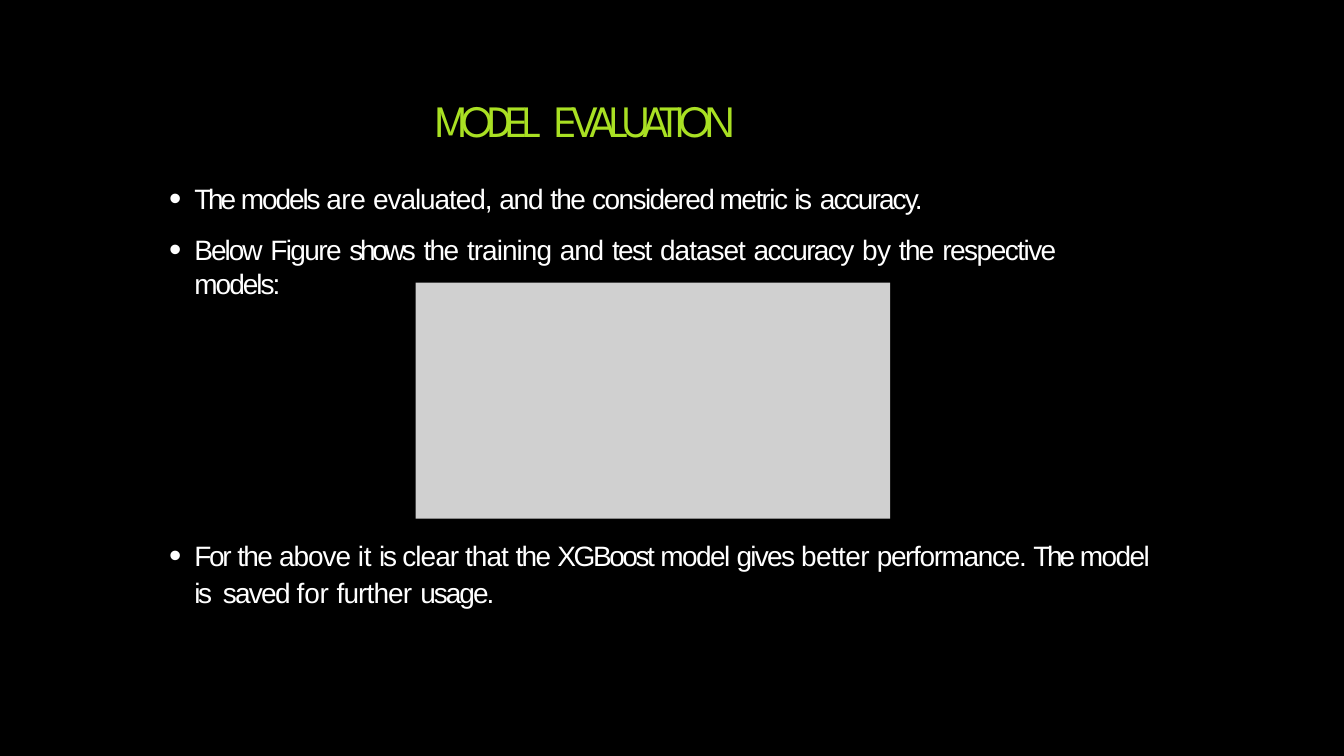
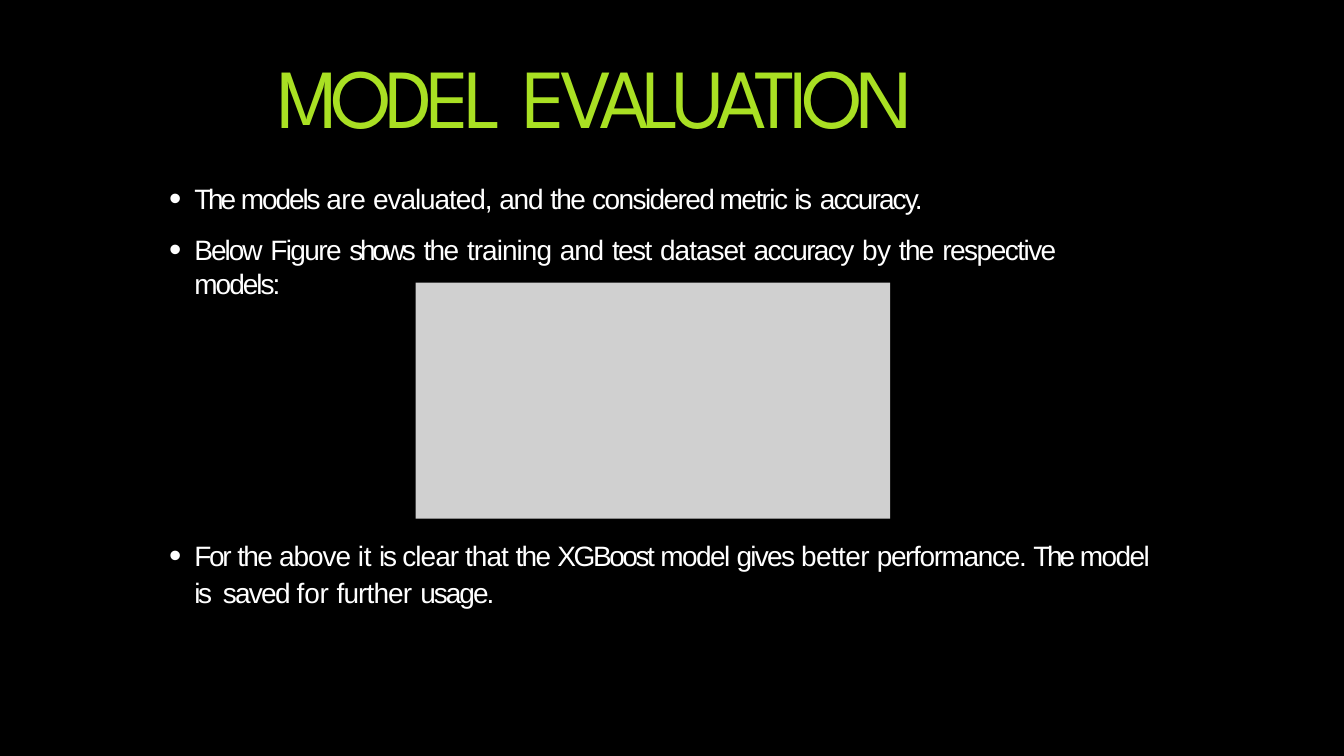
Before and after one commit to OvaizAli/Phishing-Website-Detection-by-Machine-Learning-Techniques, a slide deck: slide 10 of Phishing Website Detection by Machine Learning Techniques.pptx. Drawn at 1344x756 pixels with LibreOffice and Linux fonts; fonts in the diff are those of the drawing; grey boxes stand for pictures; background and template pictures are left out. Boxes give left, top, right and bottom in pixels: in the first picture for what was removed or moved away, otherwise in the second. Text is boxed around its words. In the diff, an @@ line names an element or a change of style, - is before the commit and + after.

```diff
--- a/Phishing Website Detection by Machine Learning Techniques.pptx
+++ b/Phishing Website Detection by Machine Learning Techniques.pptx
@@ title "MODEL EVALUATION": place and size @@
-title "MODEL EVALUATION" at bbox=[436, 107, 735, 138]
+title "MODEL EVALUATION" at bbox=[277, 71, 913, 129]
@@ title "MODEL EVALUATION" at bbox=[277, 71, 913, 129]: size 32 to 60 pt @@
```
Also in this commit, not shown: 11 other slides changed.
